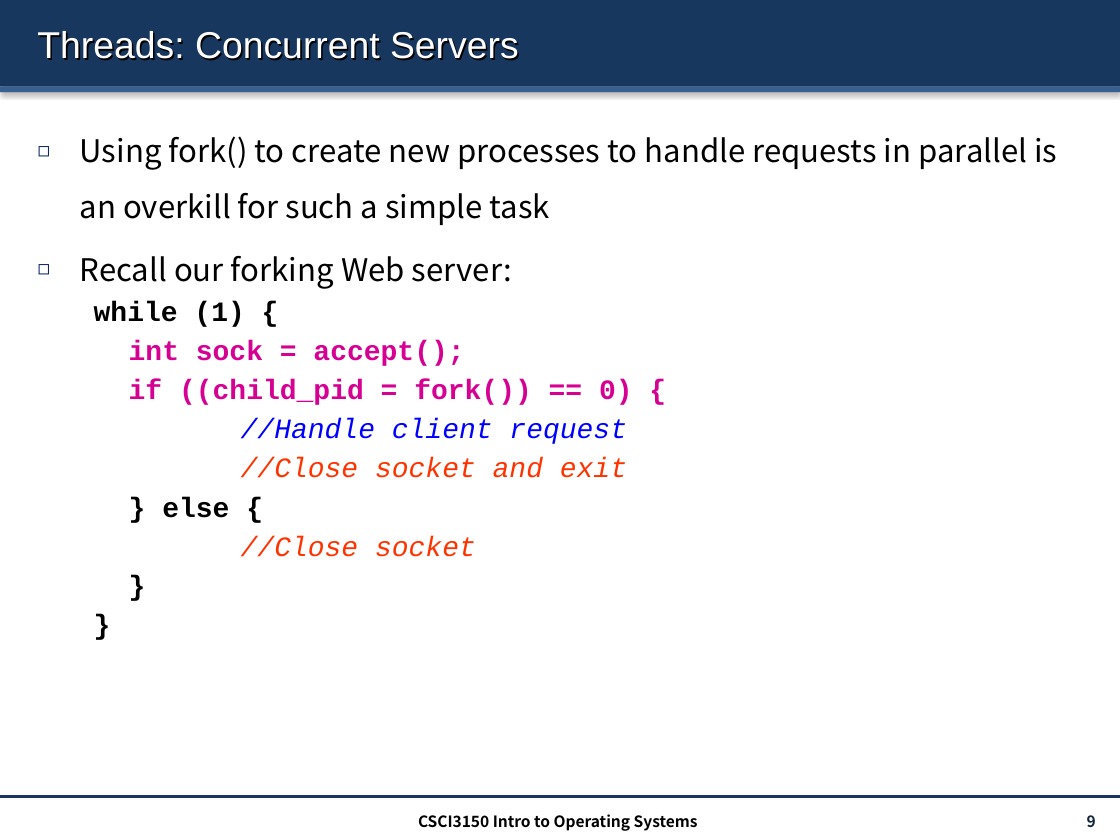
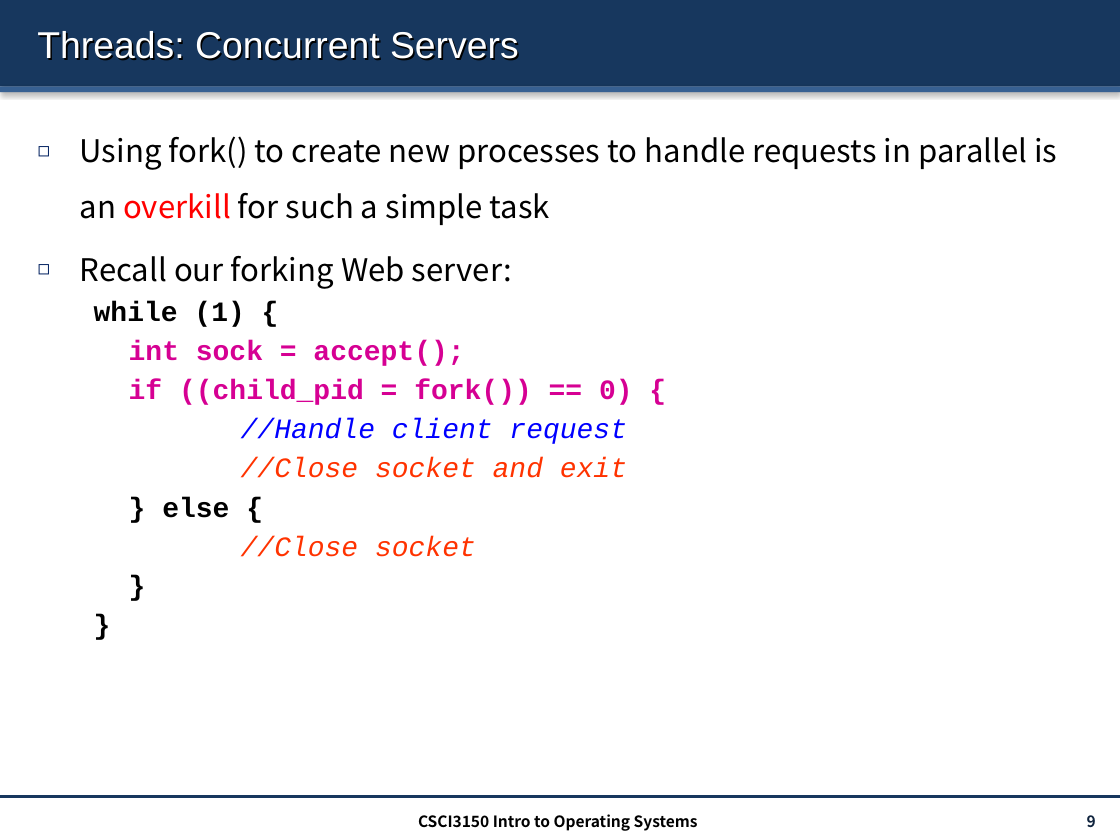
Before and after one commit to henryhxu/CSCI3150, a slide deck: slide 9 of lectures/lec4_threads.pptx. Drawn at 1120x840 pixels with LibreOffice and Linux fonts; fonts in the diff are those of the drawing. Boxes give left, top, right and bottom in pixels: in the first picture for what was removed or moved away, otherwise in the second. Text is boxed around its words. In the diff, an @@ line names an element or a change of style, - is before the commit and + after.

```diff
--- a/lectures/lec4_threads.pptx
+++ b/lectures/lec4_threads.pptx
@@ text at (x1=80, y1=136, x2=1057, y2=225): text colour #000000 to #FF0000 in "overkill" @@
```
Also in this commit, not shown: 2 other slides changed, 1 other file.
